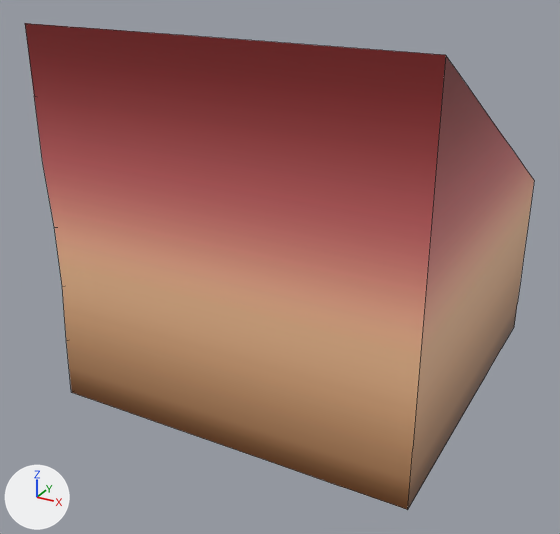
Renders of the FBX model Assets/Models/TileSets/Tileset 1/backHalfRamp3.001.fbx from each side of a commit.
Both versions are drawn from a 50 mm lens placed at (0.916, -1.853, 0.705), pointed at (-0.044, -0.108, -0.168). The lights are fixed; the arrows at lower left show +X, +Y and +Z. Mesh edges are drawn as thin lines. Where no turn or scale is listed for an object, it has been applied to the vertices.

The scene before the commit, as lines of its bpy script (objects in view):
```python
me_cube_050 = bpy.data.meshes.new('Cube.050')
me_cube_050.from_pydata(...)  # 93 vertices, 41 faces; spans x -0.5..0.5, y -0.5..0.5, z -0.5..0.5
me_cube_050.materials.append(mat_foundationtexture)  # picture img_badnorthtilesettexture_jpg
ob_backhalframp3_001 = bpy.data.objects.new('backHalfRamp3.001', me_cube_050)
ob_backhalframp3_001.location = (0.0, 0.0, 0.0)
```
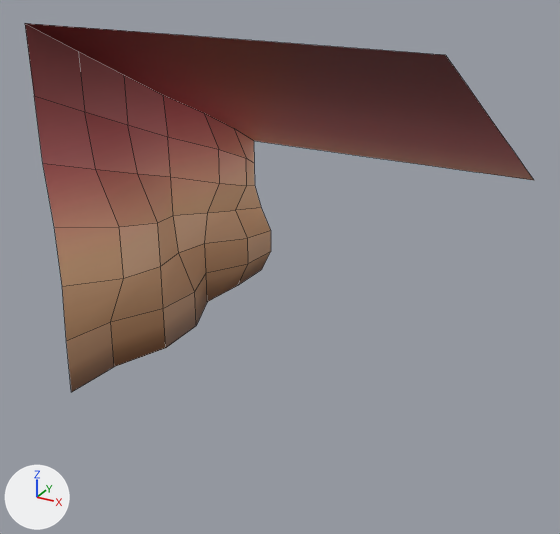
Changed parts and their boxes [x1, y1, x2, y2] in the pictures (560 x 534 px):
'backHalfRamp3.001', reshaped (24% shorter): before [25, 23, 534, 510]; after [25, 23, 534, 392]
part 1 of me_cube_050, deleted: before [25, 23, 534, 510]

The edits, one by one:
me_cube_050 is used by ob_backhalframp3_001; location (0.0, 0.0, 0.0).
me_cube_050 had 93 vertices, 41 faces and spanned x -0.5..0.5, y -0.5..0.5, z -0.5..0.5.
me_cube_050 now has 66 vertices, 37 faces and spans x -0.5..0.5, y -0.5..0.5, z -0.5..0.5.
Part 1, on me_cube_050:
27 vertices are removed from x -0.333..0.5, y -0.5..0.5, z -0.5..0.333.
4 faces are deleted.
